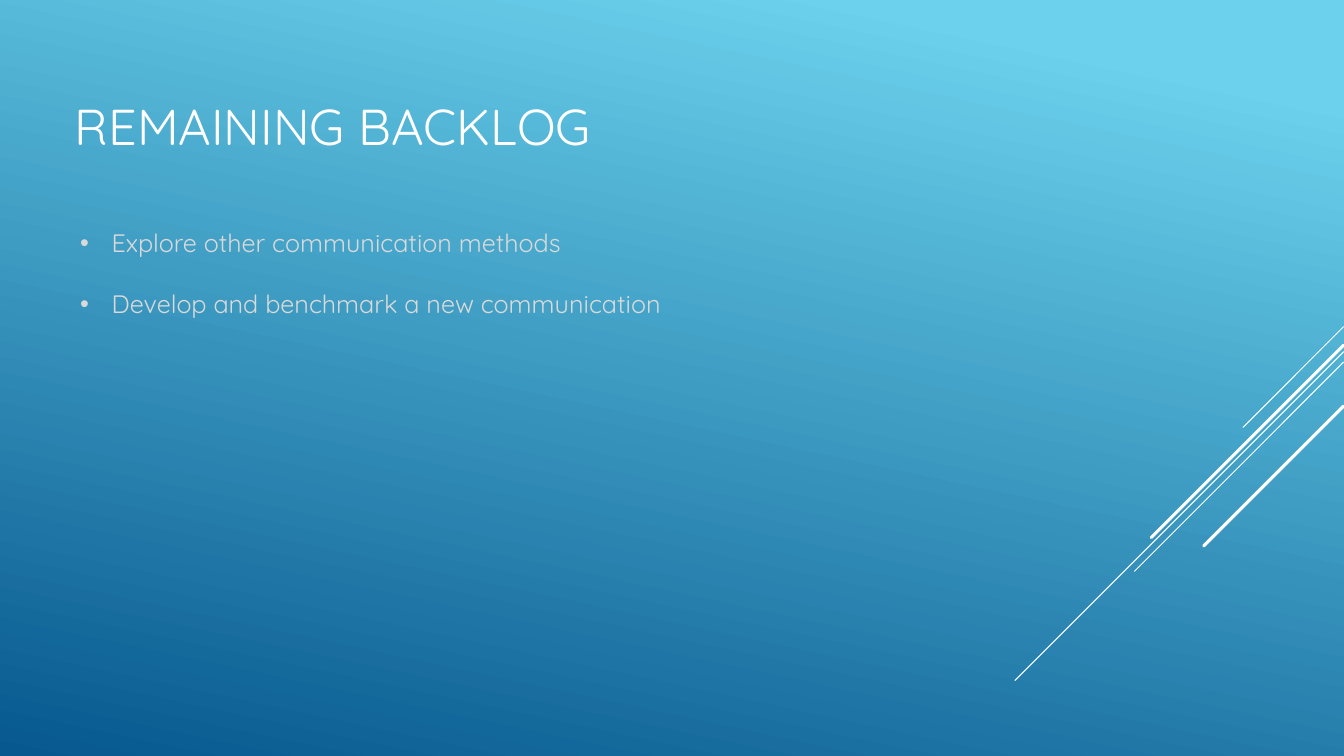
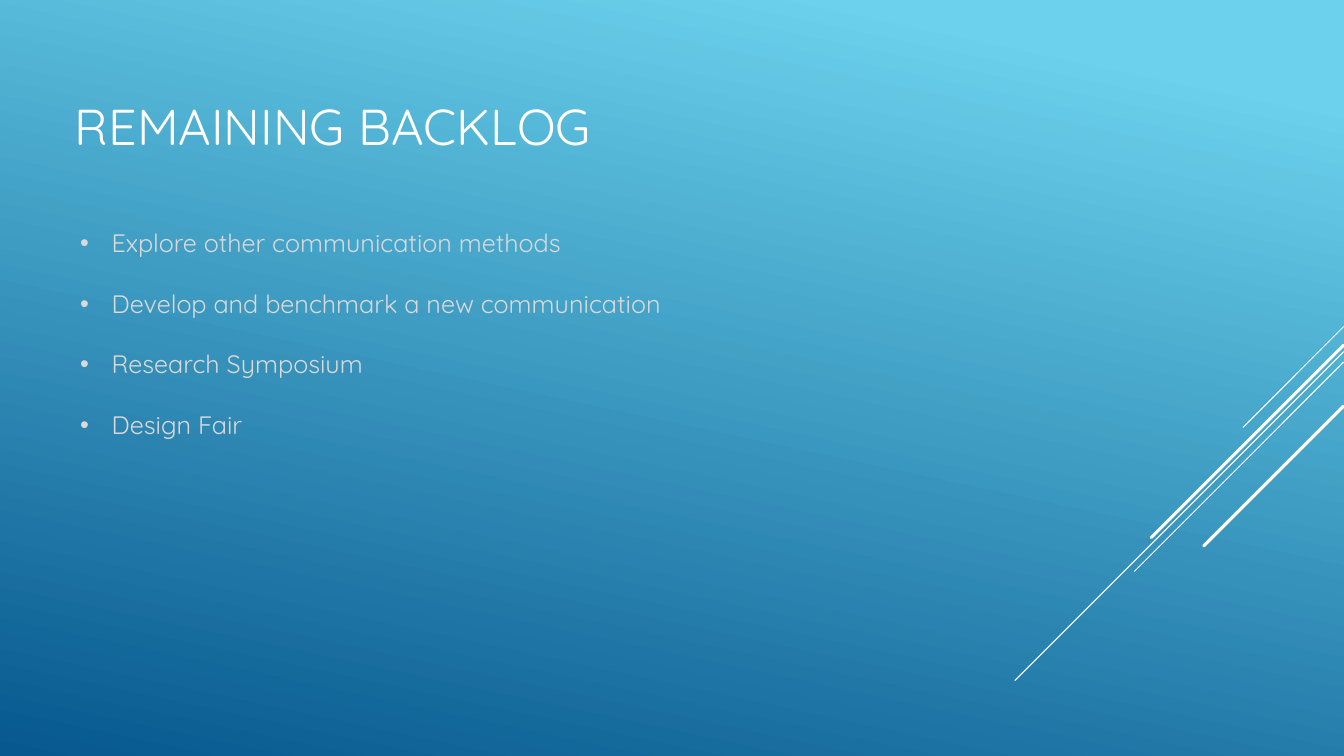
Before and after one commit to SDSMT-CSC464-F15/arm, a slide deck: slide 12 of Documents/ClientPresent2.pptx. Drawn at 1344x756 pixels with LibreOffice and Linux fonts; fonts in the diff are those of the drawing. Boxes give left, top, right and bottom in pixels: in the first picture for what was removed or moved away, otherwise in the second. Text is boxed around its words. In the diff, an @@ line names an element or a change of style, - is before the commit and + after.

```diff
--- a/Documents/ClientPresent2.pptx
+++ b/Documents/ClientPresent2.pptx
@@ text at bbox=[112, 354, 363, 439]: paragraphs added @@
+• Research Symposium
+• Design Fair
```
Also in this commit, not shown: 1 other slide changed.
